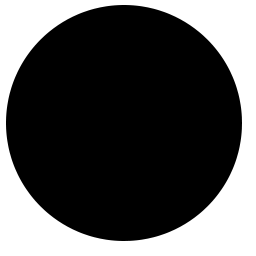
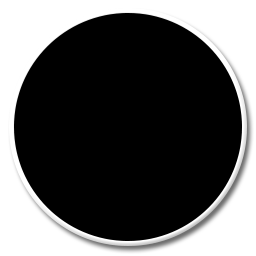
Layer changes from the first 256 x 256 image to the second:
painted on "Ellipse 2" over [6, 5, 242, 241]
showed "Ellipse 1", painted on it over [6, 5, 247, 246]
